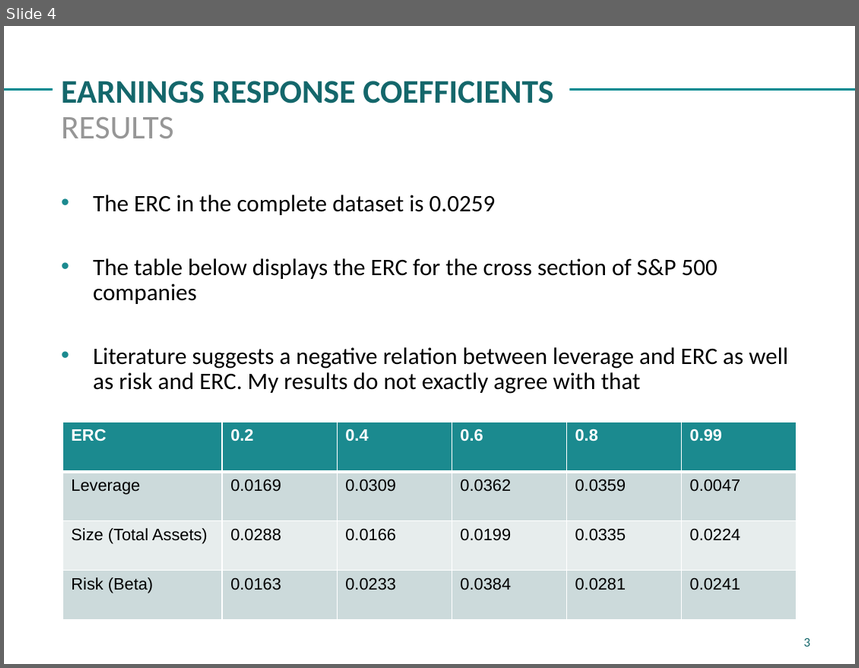
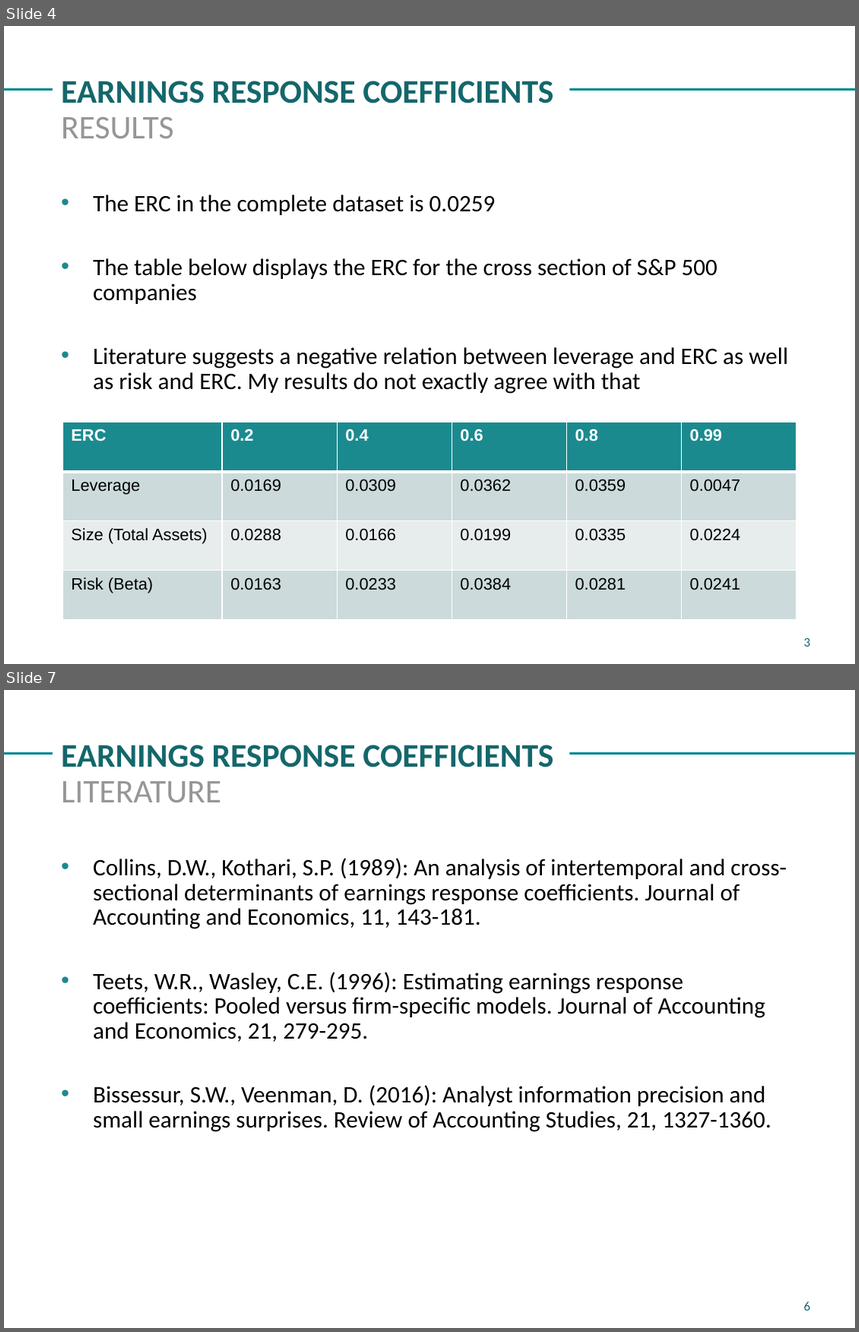
Before and after one commit to Jonas-Materna/ERC, a slide deck: Slides.pptx. Shown one above the other, each under a label of ours: slide 4 before the commit, slides 4 and 7 after it; the slides between them are not shown. The pictures are 859x668 and 859x1332 pixels, drawn with LibreOffice and Linux fonts; fonts in the diff are those of the drawing. Boxes give left, top, right and bottom in pixels: in the first picture for what was removed or moved away, otherwise in the second. Text is boxed around its words. In the diff, an @@ line names an element or a change of style, - is before the commit and + after.

```diff
--- a/Slides.pptx
+++ b/Slides.pptx
@@ slide 7 added at (4,690,855,1328), background #FFFFFF; not listed: 1 template element that a slide beside it also shows @@
@@ title added at (61,745,553,768), 28 pt, text #14676B, bold @@
+EARNINGS RESPONSE COEFFICIENTS
@@ text added at (61,781,221,802), 28 pt, text #969696 @@
+LITERATURE
@@ text added at (93,858,787,1132), 20 pt, text #000000 @@
+• Collins, D.W., Kothari, S.P. (1989): An analysis of intertemporal and cross-sectional determinants of earnings response coefficients. Journal of Accounting and Economics, 11, 143-181.
+• Teets, W.R., Wasley, C.E. (1996): Estimating earnings response coefficients: Pooled versus firm-specific models. Journal of Accounting and Economics, 21, 279-295.
+• Bissessur, S.W., Veenman, D. (2016): Analyst information precision and small earnings surprises. Review of Accounting Studies, 21, 1327-1360.
@@ page number added at (804,1302,811,1311), 11 pt, text #14676B @@
+6
```
Also in this commit, not shown: 3 slides changed, 1 other file.
